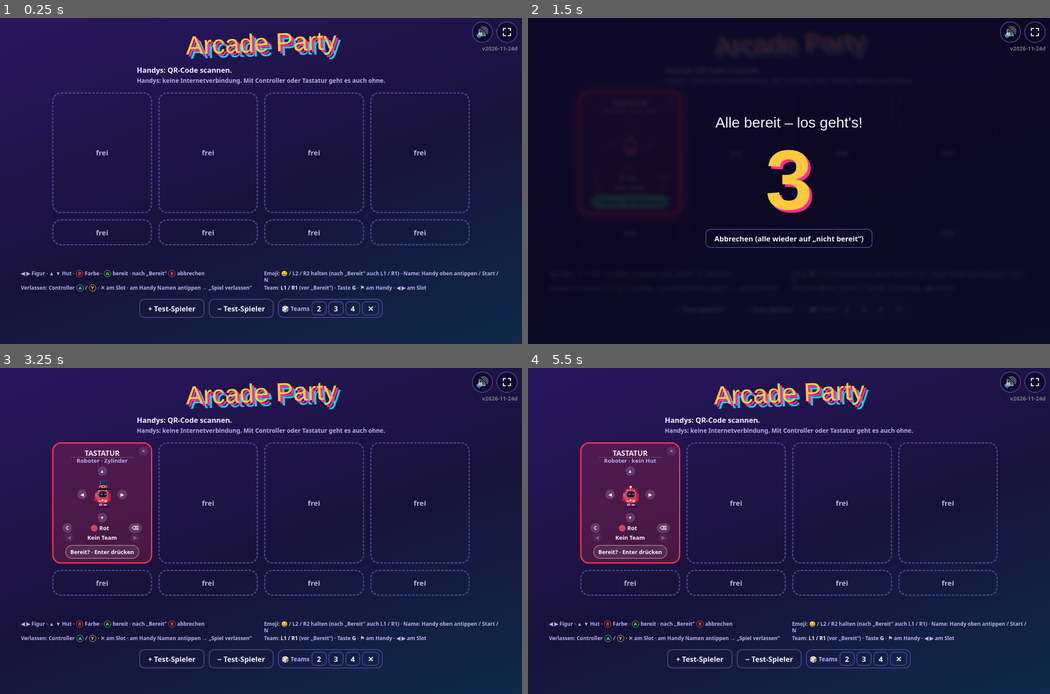
Above: before the commit, frames 1-4 (two rows, left to right).
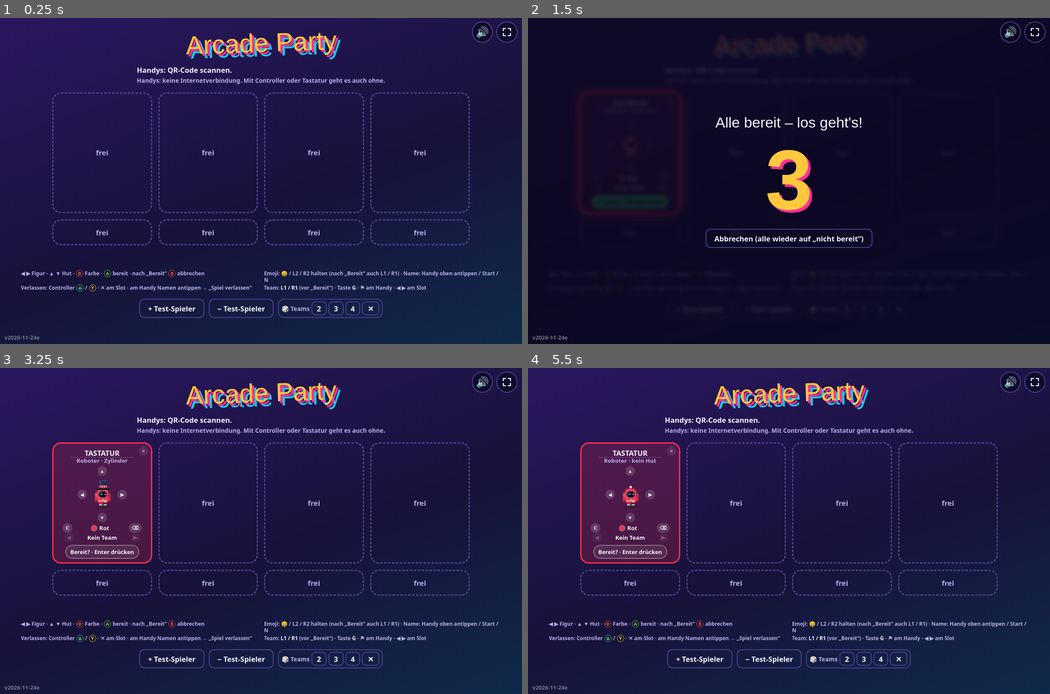
Above: after the commit, the same moments.

Repository: Kuma665/Arcade-Party
Game: browser game, page index.html
The game is run twice, just before and just after one commit, with the same random seed, the same clock (stepped at 60 frames per second) and the same inputs.
Inputs (mouse positions are in pixels of both pictures, inside the frame that each line leads up to):
- Up to frame 1 (0.25 s): no input
- Up to frame 2 (1.5 s): click (789, 167) at 0.27 s; hold Right from 1.03 s (still down); click (789, 184) at 1.07 s; tap Space at 1.1 s
- Up to frame 3 (3.25 s): release Right at 1.53 s; hold Down 1.58-1.85 s; tap Space every 0.5 s from 1.6 to 3.1 s; click (177, 501) at 1.67 s; click "Bereit? · Enter drücken" at 1.77 s; hold Left 1.9-2.47 s; click (344, 495) at 2.27 s; hold Up 2.52-2.82 s; click (323, 550) at 2.87 s; hold Right from 2.87 s (still down)
- Up to frame 4 (5.5 s): click (684, 557) at 3.47 s; release Right at 3.53 s; hold Up 3.58-3.82 s; tap Space every 0.5 s from 3.6 to 5.1 s; hold Left 3.87-4.3 s; click (789, 488) at 4.07 s; hold Down 4.35-4.68 s; click (914, 527) at 4.67 s; hold Right 4.73-5.23 s; click (663, 517) at 5.27 s; hold Down from 5.28 s (still down)

The runs differ from the first frame. In frame 1, less than 0.1% of the frame differs, in the area x 0-100%, y 8-99%; in frame 2, less than 0.1%; in frame 3, less than 0.1%; in frame 4, less than 0.1%.

Commit message:
Spiel aktualisiert: Versionsnummer unten links (Lobby am Handy mit Touch-Tasten ausgeblendet)
Co-Authored-By: Claude Opus 5.5 <noreply@anthropic.com>

Diff:
--- a/index.html
+++ b/index.html
@@ -211,7 +211,7 @@
 <iframe id="fl" allow="autoplay *; gamepad *"></iframe>
 <script>
 /* Texte zentral (für späteres Englisch): TX (Grundausstattung, Hinweise) + TX_UI (Menüs, Spielnamen) */
-var VER='v2026-11-24d';
+var VER='v2026-11-24e';
 var TX={gfxL:'Grafik',gfx:['Auto','Niedrig','Mittel','Hoch'],hOk:'{A} OK · {B} Zurück',hPz:'{A} Wählen · {B} Weiterspie …(435 unchanged characters)…
  mute:'Ton an/aus (M)',fs:'Vollbild an/aus',err:'Fehler: ',line:'Zeile ',rot:'📱 ↻<br>Bitte quer drehen',
  credits:'<b>Arcade Party</b> '+VER+'<br>Musik und Soundeffekte: im Spiel erzeugt<br>Schriften: Bungee, Rajdhani (Google Fonts)<br>QR-Code: qrcodejs (davidshimjs)<br>Handy-Verbindung: PeerJS (peerjs.com)<br><small>Tippen zum Schließen</small>'};
@@ -659,7 +659,7 @@
  if(co&&g.buttons.some(b=>b&&b.pressed))apCred(0)}}
 {const css=document.createElement('style');css.textContent=
  '#apmu,#apfs{position:fixed;top:max(8px,env(safe-area-inset-top,0px));right:max(10px,env(safe-area-inset-right,0px));z …(291 unchanged characters)…
- '#apmu.off,#apfs.off,#apfs.nofs{display:none}#apmu{right:ca …(164 unchanged characters)… ke-linejoin:round}#apver{position:fixed;top:calc(max(8px,env(safe-area-inset-top,0px)) + max(36px,6.5vh) + 4px);right:max(10px,env(safe-area-inset-right,0px));z-index:80;font-size:max(10px,1. …(101 unchanged characters)…
+ '#apmu.off,#apfs.off,#apfs.nofs{display:none}#apmu{right:ca …(164 unchanged characters)… ke-linejoin:round}#apver{position:fixed;bottom:max(6px,env(safe-area-inset-bottom,0px));left:max(10px,env(safe-area-inset-left,0px));z-index:80;font-size:max(10px,1. …(101 unchanged characters)…
  '#apcr{position:fixed;inset:0;z-index:90;display:none;align-items:center;justify-content:center;text-align:center;background:#0b0820ee;color:var(--tx);font-size:max(14px,3vh);line-height:1.6}'+
  '#aprot{position:fixed;inset:0;z-index:100;display:none;align-items:center;justify-content:center;text-align:center;background:#17123a;color:#fff;font-size:7vmin;line-height:1.4}'+
  '@media (orientation:portrait){html.aptouch #aprot{display:flex}}'+
@@ -718,7 +718,7 @@
 /* Mauszeiger im laufenden Spiel ausblenden, bei Bewegung kurz zeigen; Stumm-Knopf nur in Menü/Pause; Version nur in Lobby/Menü */
 addEventListener('mousemove',()=>{apMT=performance.now()});
 setInterval(()=>{const g=apInGame(),h=g&&performance.now()-apMT>2000,r=document.documentElement;if(r.classList.contains('nocur')!==h){r.classList.toggle('nocur',h);try{flWin().document.documentElement.classList.toggle('nocur',h)}catch(_){}}
- $('apmu').classList.toggle('off',g);$('apfs').classList.tog …(208 unchanged characters)… ',!g);$('apver').classList.toggle('off',st!=='lobby'&&st!=='menu')},300);
+ $('apmu').classList.toggle('off',g);$('apfs').classList.tog …(208 unchanged characters)… ',!g);$('apver').classList.toggle('off',(st!=='lobby'&&st!=='menu')||(st==='lobby'&&!$('tp').hidden))},300);
  const gpb={},gpr={};
 const rStick=g=>g.mapping==='standard'?[g.axes[2]||0,g.axes[3]||0]:[0,0];
 function rsOn(g){const[x,y]=rStick(g),m=Math.hypot(x,y);if(!gpr[g.index]&&m>.6)gpr[g.index]=1;else if(gpr[g.index]&&m<.35)gpr[g.index]=0;return !!gpr[g.index]}
